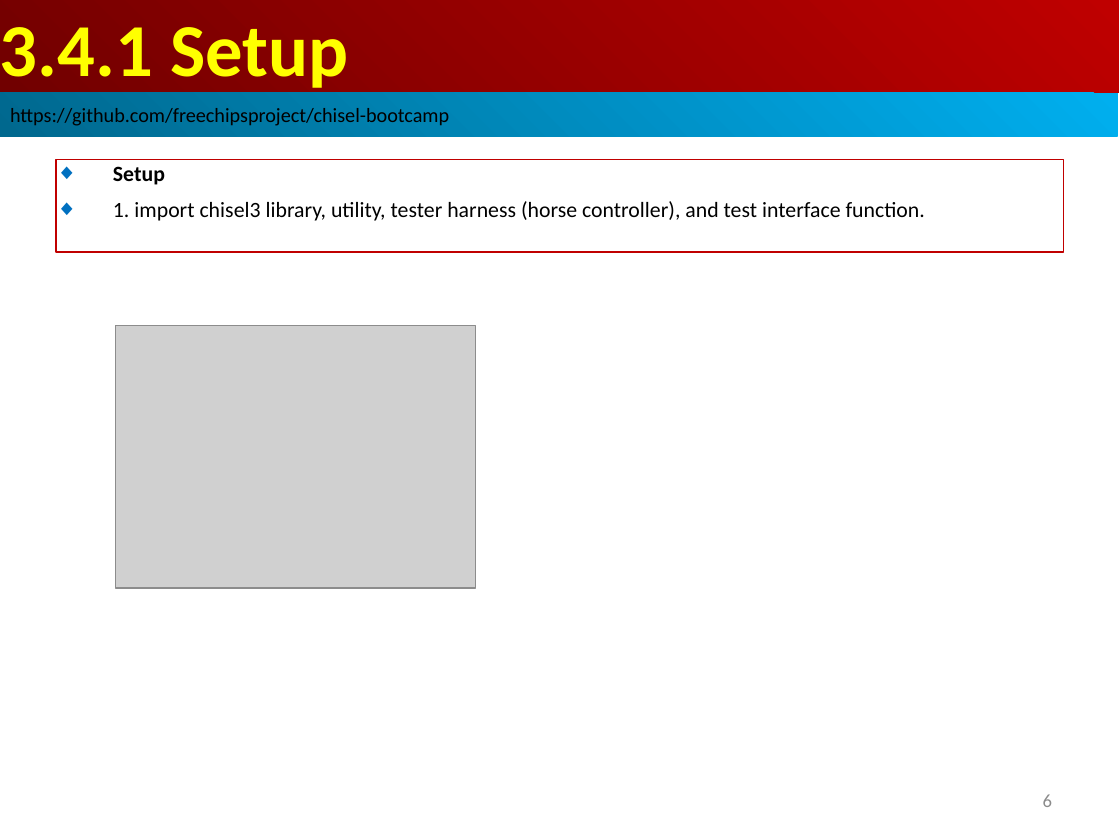
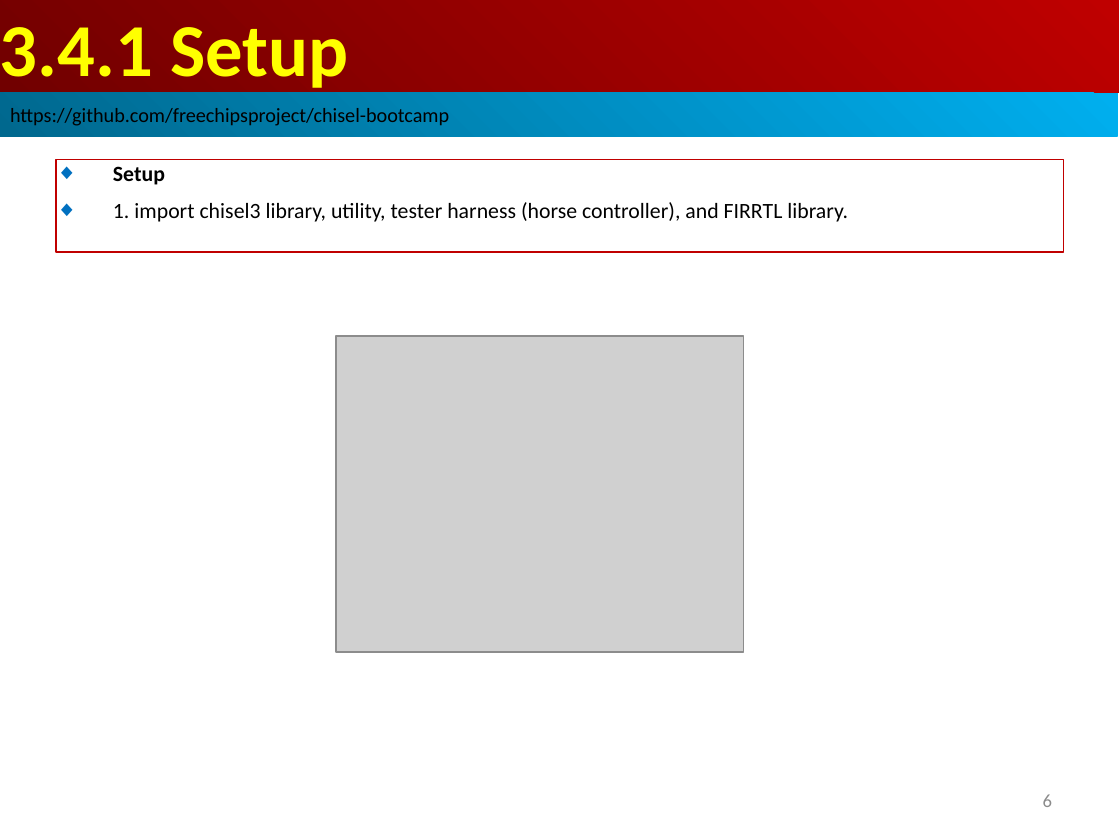
Before and after one commit to peterhchen/AIU_CS800_Chisel, a slide deck: slide 6 of 300_UCB_BC/003.4_FuncProg/000_Video/003.4_FuncProg.ppt. Drawn at 1120x840 pixels with LibreOffice and Linux fonts; fonts in the diff are those of the drawing; grey boxes stand for pictures. Boxes give left, top, right and bottom in pixels: in the first picture for what was removed or moved away, otherwise in the second. Text is boxed around its words. In the diff, an @@ line names an element or a change of style, - is before the commit and + after.

```diff
--- a/300_UCB_BC/003.4_FuncProg/000_Video/003.4_FuncProg.ppt
+++ b/300_UCB_BC/003.4_FuncProg/000_Video/003.4_FuncProg.ppt
@@ text in rectangle at <box>113,202,848,222</box>: text changed @@
-◆ 1. import chisel3 library, utility, tester harness (horse controller), and test interface function.
+◆ 1. import chisel3 library, utility, tester harness (horse controller), and FIRRTL library.
@@ picture: place and size @@
-picture at <box>115,326,476,588</box>
+picture at <box>336,336,744,652</box>
```
Also in this commit, not shown: 19 slides added.
